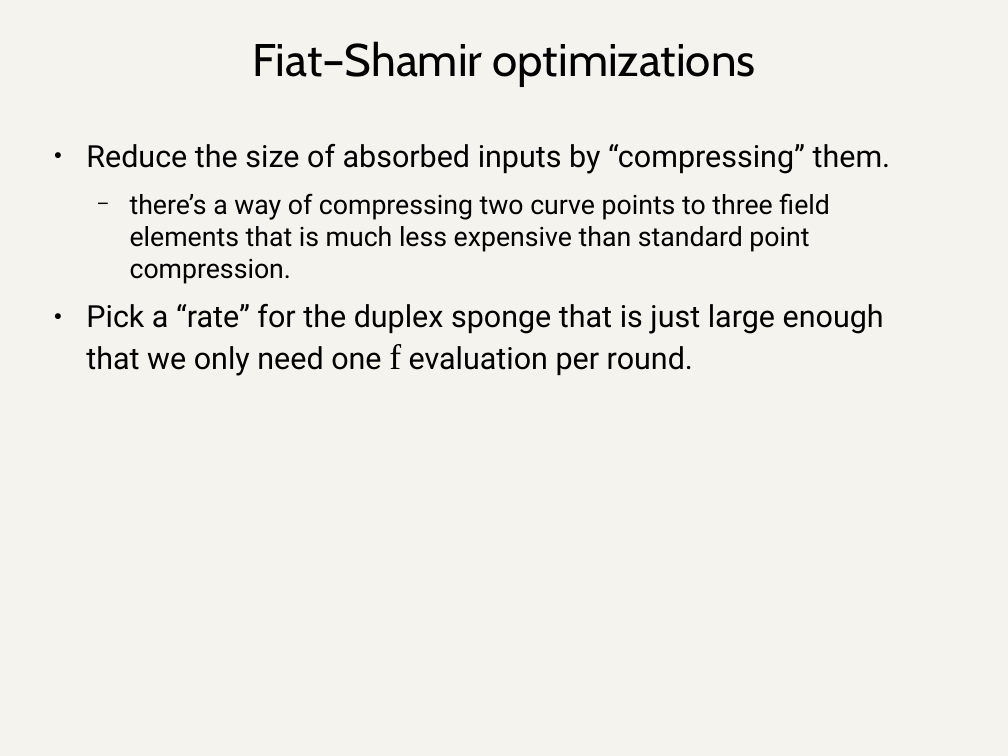
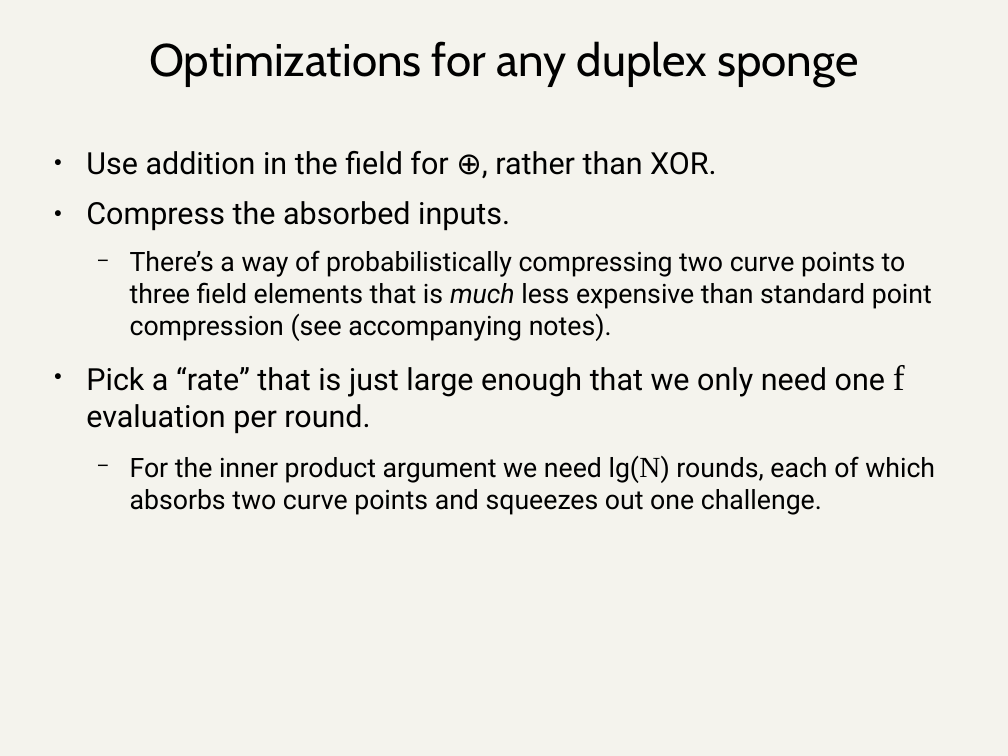
Before and after one commit to daira/halographs, a slide deck: slide 35 of halographs.odp (slide 29 before the commit). Drawn at 1008x756 pixels with LibreOffice and Linux fonts; fonts in the diff are those of the drawing. Boxes give left, top, right and bottom in pixels: in the first picture for what was removed or moved away, otherwise in the second. Text is boxed around its words. In the diff, an @@ line names an element or a change of style, - is before the commit and + after.

```diff
--- a/halographs.odp
+++ b/halographs.odp
@@ title at (149, 41, 858, 87): text changed @@
-Fiat–Shamir optimizations
+Optimizations for any duplex sponge
@@ text at (86, 151, 935, 515): text changed; size 24 to 21 pt @@
-● Reduce the size of absorbed inputs by “compressing” them.
-  − there’s a way of compressing two curve points to three field elements that is much less expensive than standard point compression.
-● Pick a “rate” for the duplex sponge that is just large enough that we only need one f evaluation per round.
+● Use addition in the field for ⊕, rather than XOR.
+● Compress the absorbed inputs.
+  − There’s a way of probabilistically compressing two curve points to three field elements that is much less expensive than standard point compression (see accompanying notes).
+● Pick a “rate” that is just large enough that we only need one f evaluation per round.
+  − For the inner product argument we need lg(N) rounds, each of which absorbs two curve points and squeezes out one challenge.
```
Also in this commit, not shown: 16 other slides changed, 16 slides added, 11 slides removed, 17 other files.
